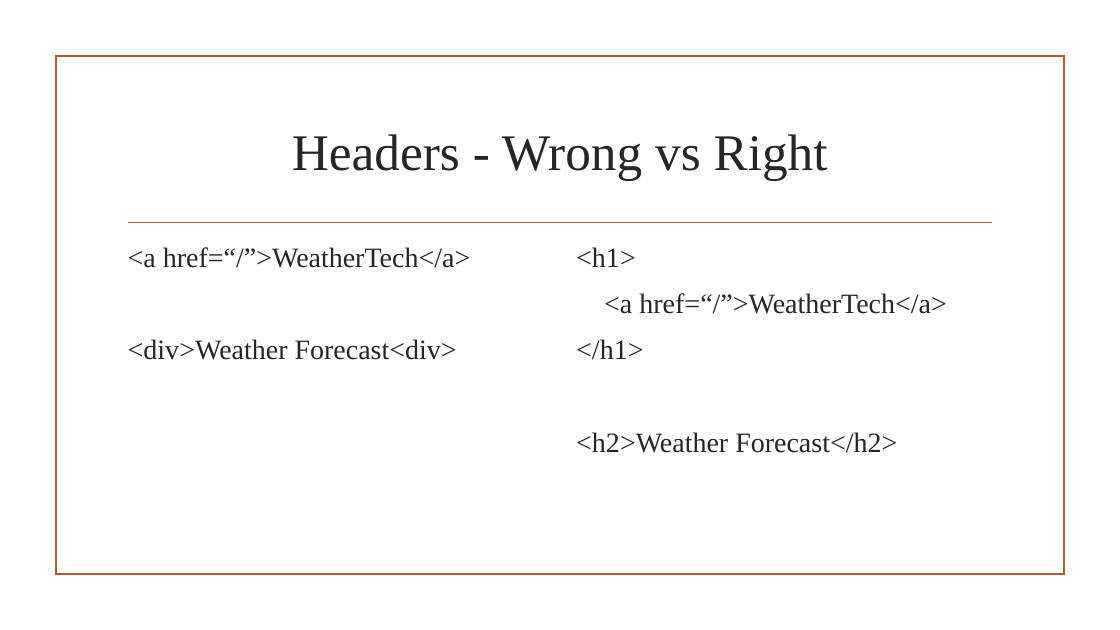
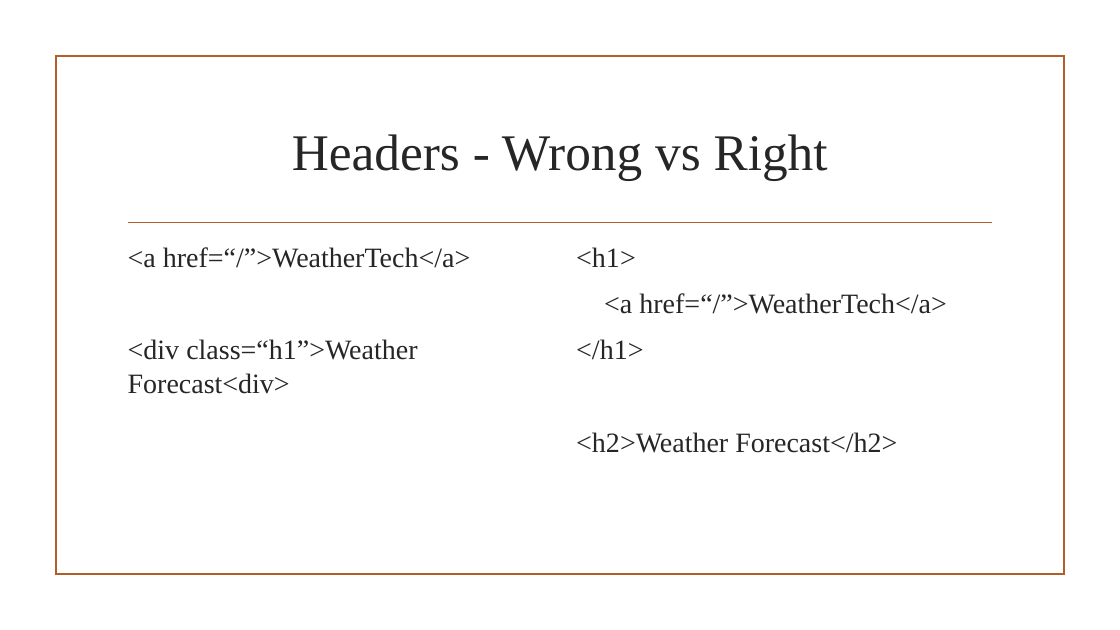
Before and after one commit to Hosch250/MDC2020AccessibilityTalk, a slide deck: slide 6 of MDC Presentation.pptx. Drawn at 1120x630 pixels with LibreOffice and Linux fonts; fonts in the diff are those of the drawing; background and template pictures are left out. Boxes give left, top, right and bottom in pixels: in the first picture for what was removed or moved away, otherwise in the second. Text is boxed around its words. In the diff, an @@ line names an element or a change of style, - is before the commit and + after.

```diff
--- a/MDC Presentation.pptx
+++ b/MDC Presentation.pptx
@@ text at (x1=128, y1=339, x2=417, y2=394): text changed @@
-<div>Weather Forecast<div>
+<div class=“h1”>Weather Forecast<div>
```
Also in this commit, not shown: 3 other slides changed.
